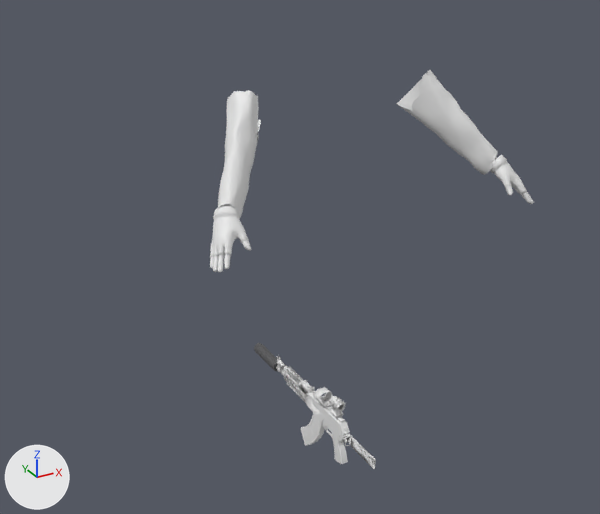
A saved change to the glTF model client/public/models/viewmodel_rifle.glb.
Rendered twice from a 50 mm lens placed at (-1.34, -2.13, 1.86), pointed at (-0.03, 0.24, 0.67). The axes (+X, +Y, +Z) are drawn at lower left. The lights are the same throughout. The first picture is the older version. Vertices at exactly the same position are counted once.

The first picture shows 'vm_rifle'.
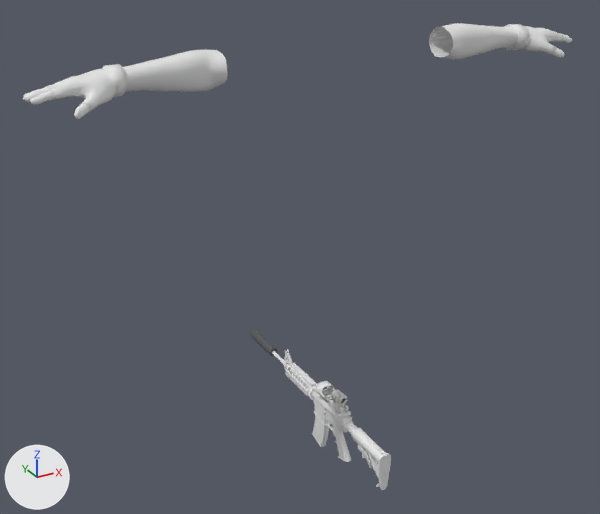
What differs and where, as boxes [x1, y1, x2, y2] in the pictures (600 x 514 px; the box of a moved part takes in the faces that stretch with it):
'vm_rifle', reshaped (69% wider, 17% taller)
    before: [210, 70, 534, 469]
    after: [23, 23, 572, 490]
part 1 of me_vm_rifle, moved or reshaped
    before: [506, 186, 513, 195]
    after: [553, 48, 565, 58]
part 2 of me_vm_rifle, moved or reshaped
    before: [522, 191, 532, 203]
    after: [560, 35, 572, 43]
part 3 of me_vm_rifle, moved or reshaped
    before: [242, 240, 252, 251]
    after: [74, 103, 89, 119]
part 4 of me_vm_rifle, moved or reshaped
    before: [224, 254, 231, 269]
    after: [30, 91, 54, 105]
part 5 of me_vm_rifle, moved or reshaped
    before: [218, 254, 224, 273]
    after: [23, 87, 50, 102]
part 6 of me_vm_rifle, moved or reshaped
    before: [213, 256, 218, 272]
    after: [24, 87, 47, 96]
part 7 of me_vm_rifle, moved or reshaped
    before: [490, 154, 527, 194]
    after: [504, 24, 563, 55]
part 8 of me_vm_rifle, moved or reshaped
    before: [210, 206, 249, 258]
    after: [46, 64, 127, 112]
part 9 of me_vm_rifle, rebuilt
    before: [308, 391, 350, 434]
    after: [326, 412, 347, 432]
part 10 of me_vm_rifle, rebuilt (12% wider, 12% taller)
    before: [332, 433, 348, 464]
    after: [333, 427, 351, 462]
part 11 of me_vm_rifle, rebuilt
    before: [342, 435, 376, 469]
    after: [358, 445, 373, 468]
part 12 of me_vm_rifle, deleted
    before: [218, 70, 498, 446]
part 13 of me_vm_rifle, moved or reshaped
    before: [276, 356, 349, 446]
    after: [250, 330, 391, 490]
part 14 of me_vm_rifle, added
    after: [429, 23, 518, 60]
part 15 of me_vm_rifle, added
    after: [123, 50, 228, 91]

Edits to the bpy script that builds the scene:
```text
Change me_vm_rifle:
    remove me_vm_rifle.from_pydata(...)  # 12094 vertices, 22275 faces; spans x -0.566..0.566, y -0.278..0.67, z -0.146..1.337
    add me_vm_rifle.from_pydata(...)  # 9775 vertices, 17916 faces; spans x -0.942..0.942, y -0.287..0.709, z -0.076..1.465
    me_vm_rifle part 1: the loose piece of 75 vertices spanning x 0.455..0.476, y -0.259..-0.224, z 0.971..1.007 is multiplied about its middle by the matrix ((0.661, -0.883, -0.878), (0.871, 1.039, -0.389), (0.891, -0.36, 1.032)), then moved by (0.347, 0.212, 0.371)
    me_vm_rifle part 2: the loose piece of 81 vertices spanning x 0.512..0.54, y -0.274..-0.238, z 0.936..0.981 is multiplied about its middle by the matrix ((0.661, -0.883, -0.878), (0.871, 1.039, -0.389), (0.891, -0.36, 1.032)), then moved by (0.366, 0.276, 0.43)
    me_vm_rifle part 3: the loose piece of 75 vertices spanning x -0.477..-0.457, y -0.265..-0.229, z 0.972..1.007 is multiplied about its middle by the matrix ((0.716, 0.897, 0.82), (-0.8, 1.064, -0.465), (-0.914, -0.23, 1.049)), then moved by (-0.347, 0.216, 0.361)
    me_vm_rifle part 4: the loose piece of 81 vertices spanning x -0.543..-0.514, y -0.278..-0.241, z 0.938..0.982 is multiplied about its middle by the matrix ((0.716, 0.897, 0.82), (-0.8, 1.064, -0.465), (-0.914, -0.23, 1.049)), then moved by (-0.364, 0.279, 0.419)
    me_vm_rifle part 5: the loose piece of 89 vertices spanning x -0.559..-0.526, y -0.27..-0.227, z 0.929..0.978 is multiplied about its middle by the matrix ((0.716, 0.897, 0.82), (-0.8, 1.064, -0.465), (-0.914, -0.23, 1.049)), then moved by (-0.355, 0.294, 0.43)
    me_vm_rifle part 6: the loose piece of 81 vertices spanning x -0.566..-0.535, y -0.253..-0.213, z 0.926..0.969 is multiplied about its middle by the matrix ((0.716, 0.897, 0.82), (-0.8, 1.064, -0.465), (-0.914, -0.23, 1.049)), then moved by (-0.344, 0.304, 0.433)
    me_vm_rifle part 7: the loose piece of 497 vertices spanning x 0.454..0.558, y -0.257..-0.116, z 0.948..1.078 is multiplied about its middle by the matrix ((0.661, -0.883, -0.878), (0.871, 1.039, -0.389), (0.891, -0.36, 1.032)), then moved by (0.264, 0.239, 0.388)
    me_vm_rifle part 8: the loose piece of 497 vertices spanning x -0.556..-0.451, y -0.259..-0.117, z 0.945..1.073 is multiplied about its middle by the matrix ((0.716, 0.897, 0.82), (-0.8, 1.064, -0.465), (-0.914, -0.23, 1.049)), then moved by (-0.267, 0.241, 0.383)
    me_vm_rifle part 9: the loose piece of 254 vertices spanning x -0.015..0.014, y -0.045..0.208, z 0.085..0.127 is rebuilt with 82 vertices and now spans x -0.018..0.018, y -0.038..0.092, z 0.074..0.148
    me_vm_rifle part 10: the loose piece of 210 vertices spanning x -0.013..0.013, y -0.04..0.037, z -0.06..0.046 is rebuilt with 107 vertices and now spans x -0.013..0.013, y -0.069..0.028, z -0.036..0.074
    me_vm_rifle part 11: the loose piece of 204 vertices spanning x -0.016..0.007, y -0.221..-0.035, z 0.047..0.087 is rebuilt with 36 vertices and now spans x -0.009..0.01, y -0.21..-0.132, z 0.047..0.096
    me_vm_rifle part 12: 172 loose pieces with 5083 vertices, spanning x -0.497..0.502, y -0.165..0.67, z 0.02..1.337, are deleted
    me_vm_rifle part 13: 3 vertices moved within x -0.014..-0.013, y -0.009, z 0.17..0.173; 3852 vertices removed from x -0.03..0.026, y -0.043..0.493, z -0.146..0.197; 6737 vertices added at x -0.03..0.037, y -0.287..0.709, z -0.076..0.231
    me_vm_rifle part 14: 161 vertices added at x 0.391..0.704, y 0.003..0.132, z 1.352..1.465
    me_vm_rifle part 15: 161 vertices added at x -0.704..-0.391, y 0.003..0.131, z 1.343..1.455
    other edits to the shape of me_vm_rifle do not show in these pictures
```
